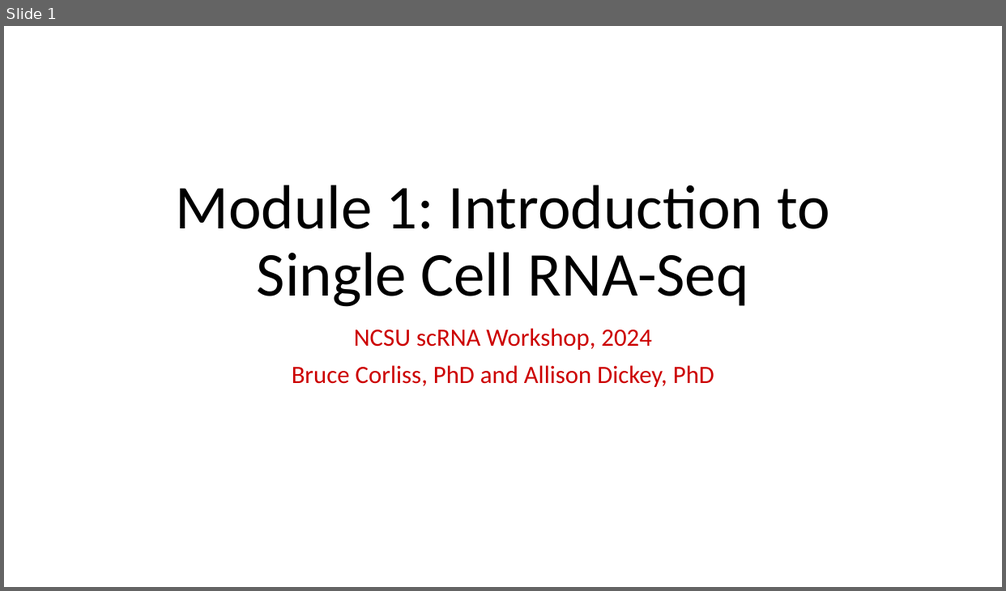
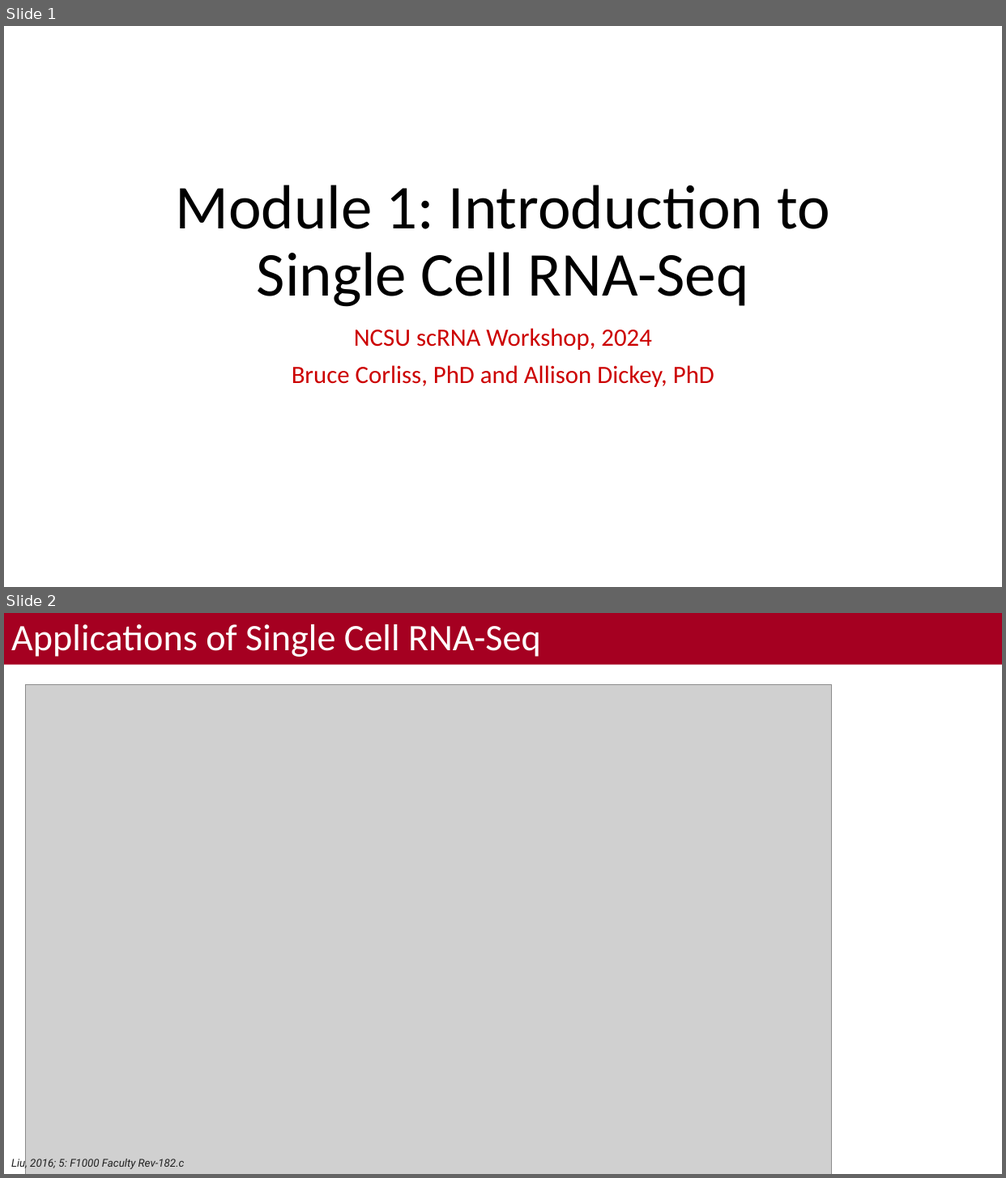
Before and after one commit to bacorli2/scrna_workshop, a slide deck: M1_Intro_scRNA-Seq/Introduction_scRNA-Seq.pptx. Shown one above the other, each under a label of ours: slide 1 before the commit, slides 1 and 2 after it. The pictures are 1006x591 and 1006x1178 pixels, drawn with LibreOffice and Linux fonts; fonts in the diff are those of the drawing; grey boxes stand for pictures; background and template pictures are left out. Boxes give left, top, right and bottom in pixels: in the first picture for what was removed or moved away, otherwise in the second. Text is boxed around its words. In the diff, an @@ line names an element or a change of style, - is before the commit and + after.

```diff
--- a/M1_Intro_scRNA-Seq/Introduction_scRNA-Seq.pptx
+++ b/M1_Intro_scRNA-Seq/Introduction_scRNA-Seq.pptx
@@ slide 2 added at (4, 613, 1002, 1174), background #FFFFFF; not listed: 1 template element that a slide beside it also shows @@
@@ title added at (4, 613, 1002, 665), fill #A50021, 36 pt, text #FFFFFF @@
+Applications of Single Cell RNA-Seq
@@ picture added at (25, 685, 831, 1174) @@
@@ text added at (11, 1157, 185, 1170), 10.5 pt, text #212121, italic @@
+Liu, 2016; 5: F1000 Faculty Rev-182.c
```
Also in this commit, not shown: 1 slide changed, 9 other slides added, 1 other file.
